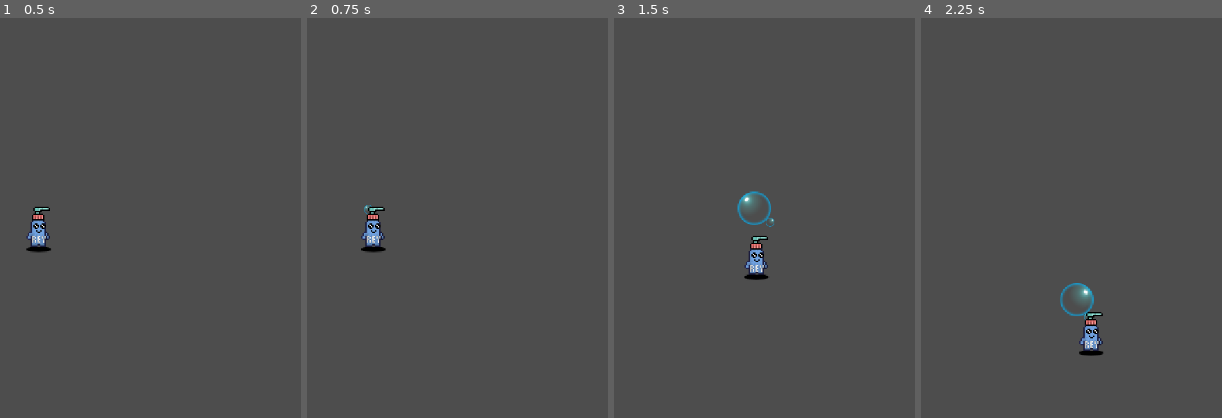
Above: before the commit, frames 1-4 (left to right).
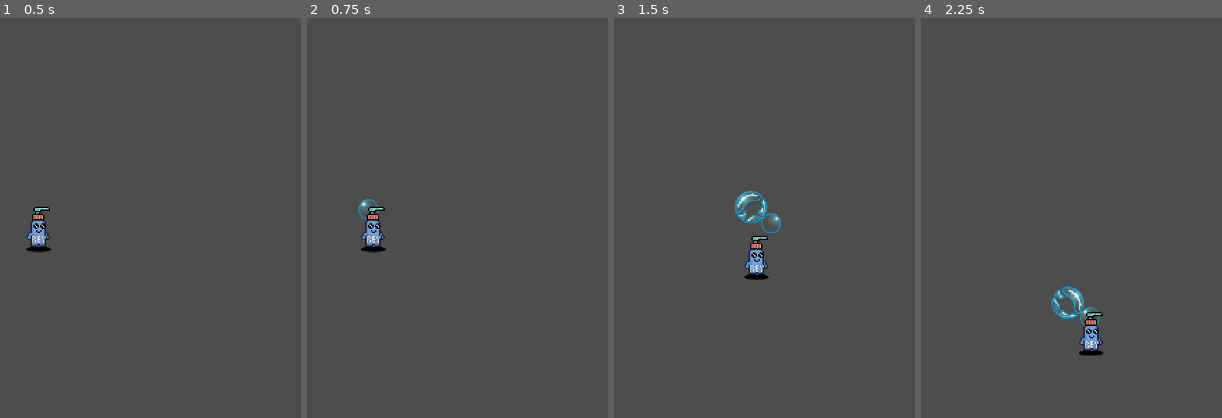
Above: after the commit, the same moments.

Repository: tacticos-sopladores/the-tales-of-rey
Game: Godot game, scene res://scenes/game.tscn
Same seed, same stepped clock (60 frames per second), same inputs: the game is played once before the commit and once after it.
Inputs (mouse positions are in pixels of both pictures, inside the frame that each line leads up to):
- Up to frame 1 (0.5 s): no input
- Up to frame 2 (0.75 s): move the mouse to (520, 206) at 0.52 s; hold D (move-right) from 0.53 s (still down); click (520, 206) at 0.6 s
- Up to frame 3 (1.5 s): tap Space (jump) at 0.77 s; move the mouse to (outside the picture) at 1.27 s; release D (move-right) at 1.28 s; hold S (move-down) from 1.28 s (still down); click (outside the picture) at 1.35 s
- Up to frame 4 (2.25 s): tap Space (jump) at 1.52 s; move the mouse to (1038, 130) at 2.02 s; release S (move-down) at 2.03 s; hold D (move-right) from 2.03 s (still down); click (1038, 130) at 2.1 s

Frame 1 is identical in both runs. In frame 2, 0.1% of the frame differs, in the area x 16-24%, y 45-51%; in frame 3, 0.7%; in frame 4, 0.8%, in the area x 43-60%, y 66-77%.

Commit message:
feat (projectiles): fixed bubble animation
Signed-off-by: donCESAR12345 <sprit152009@gmail.com>

Diff:
--- a/scenes/projectile.tscn
+++ b/scenes/projectile.tscn
@@ -1,10 +1,25 @@
-[gd_scene load_steps=7 format=3 uid="uid://sjb77xsfymbk"]
+[gd_scene load_steps=8 format=3 uid="uid://sjb77xsfymbk"]
 
 [ext_resource type="Script" path="res://scripts/projectile.gd" id="1_0v4sd"]
-[ext_resource type="Texture2D" uid="uid://crq7e460qd3ku" path="res://assets/bubble.png" id="2_t6kka"]
+[ext_resource type="Texture2D" uid="uid://bm4luv43gfo0d" path="res://assets/bubble-sheet.png" id="2_ygxyr"]
 
 [sub_resource type="CircleShape2D" id="CircleShape2D_ni7yq"]
 radius = 16.0
+
+[sub_resource type="Animation" id="Animation_r0h60"]
+length = 0.001
+tracks/0/type = "value"
+tracks/0/imported = false
+tracks/0/enabled = true
+tracks/0/path = NodePath("Sprite2D:scale")
+tracks/0/interp = 1
+tracks/0/loop_wrap = true
+tracks/0/keys = {
+"times": PackedFloat32Array(0),
+"transitions": PackedFloat32Array(1),
+"update": 0,
+"values": [Vector2(0.2, 0.2)]
+}
 
 [sub_resource type="Animation" id="Animation_pd13k"]
 resource_name = "pop"
@@ -16,7 +31,7 @@
 tracks/0/loop_wrap = true
 tracks/0/keys = {
 "times": PackedFloat32Array(0, 1),
-"transitions": PackedFloat32Array(0.1, 0),
+"transitions": PackedFloat32Array(0.2, 0),
 "update": 0,
 "values": [Vector2(0.2, 0.2), Vector2(0.75, 0.75)]
 }
@@ -33,25 +48,38 @@
 "values": [Vector2(0.2, 0.2), Vector2(0.75, 0.75)]
 }
 
-[sub_resource type="Animation" id="Animation_r0h60"]
-length = 0.001
+[sub_resource type="Animation" id="Animation_nk2sm"]
+resource_name = "pop"
 tracks/0/type = "value"
 tracks/0/imported = false
 tracks/0/enabled = true
-tracks/0/path = NodePath("Sprite2D:scale")
+tracks/0/path = NodePath("Sprite2D:texture")
 tracks/0/interp = 1
 tracks/0/loop_wrap = true
 tracks/0/keys = {
-"times": PackedFloat32Array(0),
-"transitions": PackedFloat32Array(1),
-"update": 0,
-"values": [Vector2(0.2, 0.2)]
+"times": PackedFloat32Array(),
+"transitions": PackedFloat32Array(),
+"update": 1,
+"values": []
+}
+tracks/1/type = "value"
+tracks/1/imported = false
+tracks/1/enabled = true
+tracks/1/path = NodePath("Sprite2D:frame")
+tracks/1/interp = 1
+tracks/1/loop_wrap = true
+tracks/1/keys = {
+"times": PackedFloat32Array(0, 0.1, 0.2, 0.3, 0.4, 0.5, 0.6),
+"transitions": PackedFloat32Array(1, 1, 1, 1, 1, 1, 1),
+"update": 1,
+"values": [0, 1, 2, 3, 4, 5, 6]
 }
 
 [sub_resource type="AnimationLibrary" id="AnimationLibrary_iab5h"]
 _data = {
 "RESET": SubResource("Animation_r0h60"),
-"pop": SubResource("Animation_pd13k")
+"grow": SubResource("Animation_pd13k"),
+"pop": SubResource("Animation_nk2sm")
 }
 
 [node name="Projectile" type="CharacterBody2D"]
@@ -59,11 +87,12 @@
 collision_mask = 2
 script = ExtResource("1_0v4sd")
 speed = 200.0
-lifetime = 0.33
+lifetime = 0.5
 
 [node name="Sprite2D" type="Sprite2D" parent="."]
 scale = Vector2(0.2, 0.2)
-texture = ExtResource("2_t6kka")
+texture = ExtResource("2_ygxyr")
+hframes = 7
 
 [node name="CollisionShape2D" type="CollisionShape2D" parent="."]
 scale = Vector2(0.2, 0.2)
@@ -71,7 +100,6 @@
 
 [node name="ProjectileLifetimeTimer" type="Timer" parent="."]
 one_shot = true
-autostart = true
 
 [node name="AnimationPlayer" type="AnimationPlayer" parent="."]
 libraries = {
--- a/scripts/projectile.gd
+++ b/scripts/projectile.gd
@@ -13,6 +13,7 @@
 	#	collision_mask = 2 # PlayerProjectiles Layer
 	#else:
 	#	collision_mask = 4 # EnemyProjectiles Layer
+	animation_player.play("grow")
 	projectile_lifetime_timer.start(lifetime)
 
 func _physics_process(delta):
@@ -38,4 +39,5 @@
 	animation_player.play("pop")
 
 func _on_animation_player_animation_finished(anim_name: StringName) -> void:
-	queue_free()
+	if anim_name == "pop":
+		queue_free()
Binary file added: assets/bubble-sheet.png
Not shown, added: assets/bubble-sheet.png.import
